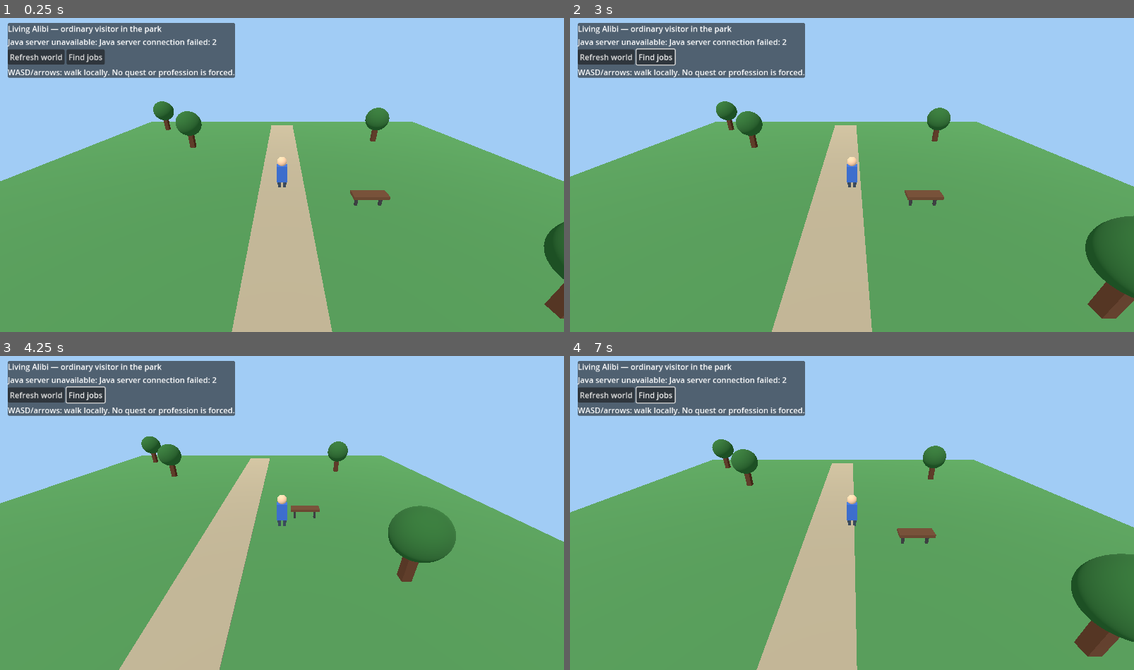
Above: before the commit, frames 1-4 (two rows, left to right).
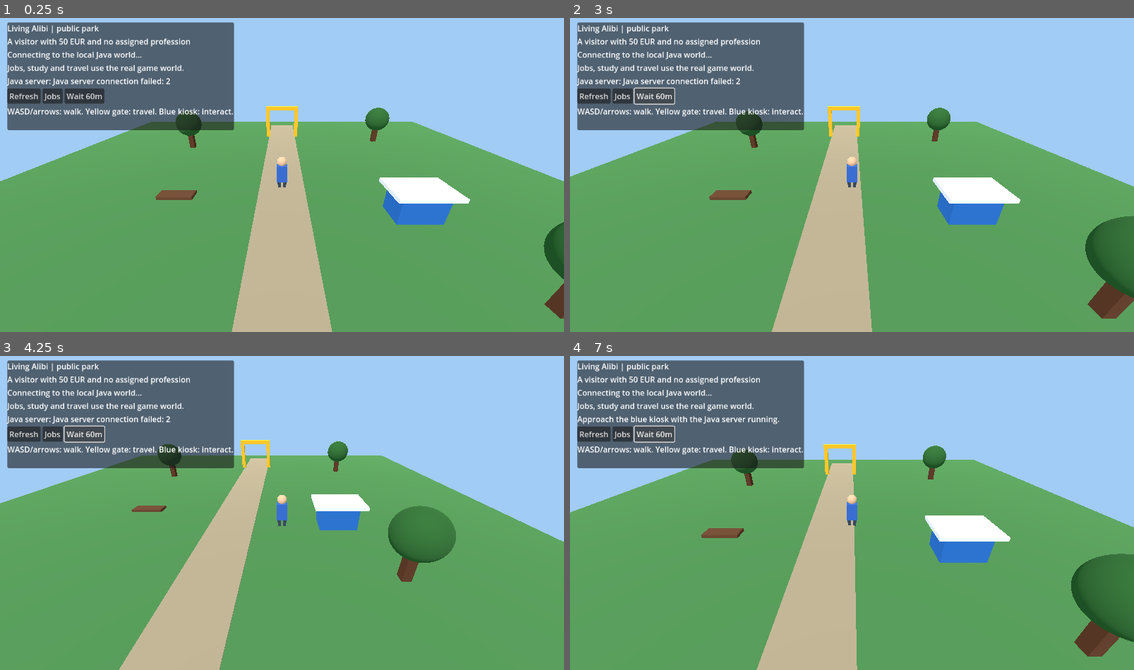
Above: after the commit, the same moments.

Repository: holovin777/living-alibi
Game: Godot game, scene res://scenes/park.tscn
Same seed, same stepped clock (60 frames per second), same inputs: the game is played once before the commit and once after it.
Inputs (mouse positions are in pixels of both pictures, inside the frame that each line leads up to):
- Up to frame 1 (0.25 s): no input
- Up to frame 2 (3 s): click "Refresh world" (after the commit: "Refresh") at 0.5 s; click "Find jobs" (after the commit: "Jobs") at 1.25 s; click (654, 96) at 2 s, where only the run after the commit has a clickable "Wait 60m"; tap Enter at 2.75 s; hold D from 2.78 s (still down); tap E at 2.85 s
- Up to frame 3 (4.25 s): tap F at 3.05, 3.6 s; release D at 3.53 s; hold S from 3.53 s (still down); tap E at 3.8 s
- Up to frame 4 (7 s): release S at 4.28 s; hold D 4.28-5.03 s; tap E at 4.35, 5.3, 5.85, 6.8 s; tap F at 4.55, 5.1, 6.05, 6.6 s; hold W 5.03-5.78 s; hold A from 5.78 s (still down)

The runs differ from the first frame. In frame 1, 12% of the frame differs, in the area x 1-84%, y 1-66%; in frame 2, 12%, in the area x 1-80%, y 1-66%; in frame 3, 11%; in frame 4, 12%.

Commit message:
feat(godot): build connected multi-scene town travel and career kiosks

Diff:
--- a/godot/scripts/ParkDemo.gd
+++ b/godot/scripts/ParkDemo.gd
@@ -1,25 +1,49 @@
 extends Node3D
-## A visible first scene: you are an ordinary person in the public park.
-## This renders the world; the Java simulation remains authoritative.
-## WASD moves the placeholder avatar ONLY within this park preview.
+## Living Alibi vertical slice: move around a local public scene; travel and
+## careers are validated by the real Java/Spring server, never by a fake client wallet.
+## WASD/arrow keys: walk. E: town travel gate. F: local interaction kiosk.
+
+const GATE_POSITION := Vector3(0.0, 0.0, -12.0)
+const KIOSK_POSITION := Vector3(7.0, 0.0, 3.0)
+const INTERACTION_RADIUS := 3.5
 
 var _avatar: Node3D
 var _camera: Camera3D
+var _scenery: Node3D
+var _ground_material: StandardMaterial3D
+var _environment: Environment
 var _api
+var _current_place := ""
+var _last_snapshot: Dictionary = {}
+var _connected := false
+var _locations: Array = []
+var _job_offers: Array = []
+
+var _heading: Label
 var _status: Label
 var _weather: Label
+var _needs: Label
+var _message: Label
+var _hint: Label
 var _jobs: Label
-var _grass: StandardMaterial3D
-var _environment: Environment
+var _travel_panel: PanelContainer
+var _travel_choices: GridContainer
+var _action_panel: PanelContainer
+var _action_title: Label
+var _action_choices: VBoxContainer
 
 func _ready() -> void:
-    _create_park()
+    _build_world()
     _create_interface()
     _api = preload("res://examples/WorldApi.gd").new()
     add_child(_api)
     _api.world_updated.connect(_on_world_updated)
+    _api.locations_updated.connect(_on_locations_updated)
     _api.job_offers_updated.connect(_on_job_offers_updated)
+    _api.action_feedback.connect(_on_action_feedback)
     _api.request_failed.connect(_on_request_failed)
+    _api.request_started.connect(_on_request_started)
+    _api.request_finished.connect(_on_request_finished)
     _api.refresh_world()
 
 func _process(delta: float) -> void:
@@ -36,170 +60,474 @@
         _avatar.position += direction.normalized() * delta * 4.5
         _avatar.position.x = clampf(_avatar.position.x, -17.0, 17.0)
         _avatar.position.z = clampf(_avatar.position.z, -17.0, 17.0)
-        _camera.position = _avatar.position + Vector3(0.0, 7.0, 12.0)
-        _camera.look_at(_avatar.position + Vector3(0.0, 1.0, 0.0))
-
-func _create_park() -> void:
+        _follow_player()
+
+    if not _near_gate():
+        _travel_panel.visible = false
+    if not _near_kiosk():
+        _action_panel.visible = false
+    if _near_gate():
+        _hint.text = "E: town travel gate — journeys consume real game time."
+    elif _near_kiosk():
+        _hint.text = "F: interact here — employment, study, or local resources."
+    else:
+        _hint.text = "WASD/arrows: walk. Yellow gate: travel. Blue kiosk: interact."
+
+func _unhandled_key_input(event: InputEvent) -> void:
+    if event is InputEventKey and event.pressed and not event.echo:
+        if event.keycode == KEY_E and _near_gate():
+            _toggle_travel()
+            get_viewport().set_input_as_handled()
+        elif event.keycode == KEY_F and _near_kiosk():
+            _toggle_actions()
+            get_viewport().set_input_as_handled()
+
+func _near_gate() -> bool:
+    return _avatar.position.distance_to(GATE_POSITION) < INTERACTION_RADIUS
+
+func _near_kiosk() -> bool:
+    return _avatar.position.distance_to(KIOSK_POSITION) < INTERACTION_RADIUS
+
+func _follow_player() -> void:
+    _camera.position = _avatar.position + Vector3(0.0, 7.0, 12.0)
+    _camera.look_at(_avatar.position + Vector3(0.0, 1.0, 0.0))
+
+func _build_world() -> void:
     _environment = Environment.new()
     _environment.background_mode = Environment.BG_COLOR
     _environment.background_color = Color(0.63, 0.80, 0.96)
     _environment.ambient_light_source = Environment.AMBIENT_SOURCE_COLOR
     _environment.ambient_light_color = Color(0.80, 0.86, 0.93)
-    var world_environment := WorldEnvironment.new()
-    world_environment.environment = _environment
-    add_child(world_environment)
+    var lighting := WorldEnvironment.new()
+    lighting.environment = _environment
+    add_child(lighting)
 
     var sun := DirectionalLight3D.new()
-    sun.rotation_degrees = Vector3(-55, -25, 0)
+    sun.rotation_degrees = Vector3(-55.0, -25.0, 0.0)
     sun.light_energy = 1.1
     add_child(sun)
-
-    _grass = StandardMaterial3D.new()
-    _grass.albedo_color = Color(0.27, 0.49, 0.26)
-    var ground := MeshInstance3D.new()
-    var terrain := BoxMesh.new()
-    terrain.size = Vector3(40.0, 0.3, 40.0)
-    ground.mesh = terrain
-    ground.material_override = _grass
-    ground.position.y = -0.2
-    add_child(ground)
-
-    _box(self, Vector3(3.0, 0.05, 35.0), Color(0.63, 0.57, 0.45),
-            Vector3(0.0, -0.015, 0.0))
-
-    for tree_pos in [
-        Vector2(-9.0, -8.0), Vector2(10.0, -10.0), Vector2(-12.0, 7.0),
-        Vector2(9.0, 8.0), Vector2(-15.0, -15.0), Vector2(15.0, 13.0)
-    ]:
-        _tree(Vector3(tree_pos.x, 0.0, tree_pos.y))
-
-    _box(self, Vector3(2.0, 0.18, 0.75), Color(0.37, 0.23, 0.14),
-            Vector3(5.0, 0.65, 2.0))
-    _box(self, Vector3(0.15, 0.7, 0.15), Color(0.20, 0.20, 0.20),
-            Vector3(4.3, 0.26, 2.0))
-    _box(self, Vector3(0.15, 0.7, 0.15), Color(0.20, 0.20, 0.20),
-            Vector3(5.7, 0.26, 2.0))
 
     _avatar = Node3D.new()
     _avatar.name = "OrdinaryVisitor"
     add_child(_avatar)
-    _avatar.position = Vector3.ZERO
-    _box(_avatar, Vector3(0.65, 1.15, 0.38), Color(0.20, 0.37, 0.68),
+    _box(_avatar, Vector3(0.65, 1.15, 0.38), Color(0.19, 0.37, 0.70),
             Vector3(0.0, 1.0, 0.0))
-    _sphere(_avatar, 0.30, Color(0.89, 0.70, 0.54),
+    _sphere(_avatar, 0.30, Color(0.88, 0.69, 0.53),
             Vector3(0.0, 1.85, 0.0))
-    _box(_avatar, Vector3(0.20, 0.65, 0.23), Color(0.19, 0.24, 0.29),
-            Vector3(-0.18, 0.33, 0.0))
-    _box(_avatar, Vector3(0.20, 0.65, 0.23), Color(0.19, 0.24, 0.29),
-            Vector3(0.18, 0.33, 0.0))
+    for x_offset in [-0.18, 0.18]:
+        _box(_avatar, Vector3(0.2, 0.65, 0.23), Color(0.19, 0.24, 0.29),
+                Vector3(x_offset, 0.33, 0.0))
 
     _camera = Camera3D.new()
     _camera.current = true
     add_child(_camera)
-    _camera.position = Vector3(0.0, 7.0, 12.0)
-    _camera.look_at(Vector3(0.0, 1.0, 0.0))
+    _follow_player()
+    _render_place("PARK")
+
+func _render_place(place_id: String) -> void:
+    if _scenery != null:
+        _scenery.queue_free()
+    _scenery = Node3D.new()
+    _scenery.name = "PublicScene_" + place_id
+    add_child(_scenery)
+
+    _ground_material = StandardMaterial3D.new()
+    _ground_material.albedo_color = Color(0.27, 0.49, 0.26)
+    var ground := BoxMesh.new()
+    ground.size = Vector3(40.0, 0.3, 40.0)
+    var floor := MeshInstance3D.new()
+    floor.mesh = ground
+    floor.material_override = _ground_material
+    floor.position.y = -0.2
+    _scenery.add_child(floor)
+
+    _box(_scenery, Vector3(3.0, 0.05, 35.0), Color(0.63, 0.57, 0.45),
+            Vector3(0.0, -0.015, 0.0))
+    _create_gate_and_kiosk()
+
+    match place_id:
+        "PARK":
+            for p in [
+                Vector2(-9.0, -8.0), Vector2(10.0, -10.0),
+                Vector2(-12.0, 7.0), Vector2(9.0, 8.0)
+            ]:
+                _tree(Vector3(p.x, 0.0, p.y))
+            _box(_scenery, Vector3(2.0, 0.18, 0.75), Color(0.37, 0.23, 0.14),
+                    Vector3(-6.0, 0.65, 2.0))
+        "MARKET":
+            _building("Market stalls", Color(0.68, 0.39, 0.22))
+            _box(_scenery, Vector3(6.0, 0.18, 3.0), Color(0.83, 0.20, 0.18),
+                    Vector3(-7.0, 2.35, 3.0))
+            _box(_scenery, Vector3(6.0, 0.18, 3.0), Color(0.90, 0.76, 0.31),
+                    Vector3(4.0, 2.35, 8.0))
+        "SCHOOL":
+            _building("Public school", Color(0.79, 0.68, 0.43))
+            _box(_scenery, Vector3(4.0, 1.3, 0.2), Color(0.14, 0.36, 0.38),
+                    Vector3(-7.0, 1.5, 5.0))
+        "LIBRARY":
+            _building("Public library", Color(0.59, 0.48, 0.33))
+            for offset in [-10.0, -7.0, -4.0]:
+                _box(_scenery, Vector3(0.55, 2.0, 2.0), Color(0.40, 0.28, 0.21),
+                        Vector3(offset, 1.1, 5.0))
+        "WORKSHOP":
+            _building("Mechanical workshop", Color(0.41, 0.51, 0.59))
+            _box(_scenery, Vector3(4.0, 1.2, 2.0), Color(0.27, 0.30, 0.32),
+                    Vector3(-8.0, 0.7, 7.0))
+        "OFFICE":
+            _building("Offices", Color(0.40, 0.55, 0.72))
+            for offset in [-10.0, -7.0, -4.0]:
+                _box(_scenery, Vector3(1.6, 1.8, 0.12), Color(0.61, 0.83, 0.94),
+                        Vector3(offset, 2.3, 4.9))
+        "RIVER":
+            _box(_scenery, Vector3(10.0, 0.11, 35.0), Color(0.12, 0.40, 0.67),
+                    Vector3(-11.0, 0.02, 0.0))
+            _tree(Vector3(12.0, 0.0, 7.0))
+        "WOODS":
+            for p in [
+                Vector2(-11.0, -9.0), Vector2(-10.0, 7.0),
+                Vector2(10.0, -10.0), Vector2(11.0, 9.0),
+                Vector2(-15.0, 14.0), Vector2(14.0, 14.0)
+            ]:
+                _tree(Vector3(p.x, 0.0, p.y))
+        _:
+            _building("Neighborhood", Color(0.57, 0.61, 0.57))
+            _tree(Vector3(11.0, 0.0, 7.0))
+
+    _apply_weather()
+
+func _building(_title: String, wall_color: Color) -> void:
+    _box(_scenery, Vector3(11.0, 4.5, 7.0), wall_color,
+            Vector3(-7.0, 2.25, 7.5))
+    _box(_scenery, Vector3(12.0, 0.7, 8.0), Color(0.27, 0.30, 0.33),
+            Vector3(-7.0, 4.85, 7.5))
+    _box(_scenery, Vector3(2.1, 3.0, 0.1), Color(0.20, 0.28, 0.32),
+            Vector3(-7.0, 1.5, 3.95))
+
+func _create_gate_and_kiosk() -> void:
+    # A yellow gate is a map transition — actual travel is authorized by Java.
+    _box(_scenery, Vector3(0.4, 3.1, 0.4), Color(0.94, 0.69, 0.12),
+            GATE_POSITION + Vector3(-1.6, 1.55, 0.0))
+    _box(_scenery, Vector3(0.4, 3.1, 0.4), Color(0.94, 0.69, 0.12),
+            GATE_POSITION + Vector3(1.6, 1.55, 0.0))
+    _box(_scenery, Vector3(3.6, 0.38, 0.45), Color(0.94, 0.69, 0.12),
+            GATE_POSITION + Vector3(0.0, 3.2, 0.0))
+    # Blue kiosk: only offers actions physically available in this district.
+    _box(_scenery, Vector3(2.4, 1.4, 1.6), Color(0.13, 0.39, 0.69),
+            KIOSK_POSITION + Vector3(0.0, 0.7, 0.0))
+    _box(_scenery, Vector3(3.2, 0.22, 2.2), Color(0.88, 0.89, 0.89),
+            KIOSK_POSITION + Vector3(0.0, 1.6, 0.0))
 
 func _tree(at: Vector3) -> void:
-    _box(self, Vector3(0.45, 1.8, 0.45), Color(0.33, 0.19, 0.11),
+    _box(_scenery, Vector3(0.45, 1.8, 0.45), Color(0.33, 0.19, 0.11),
             at + Vector3(0.0, 0.9, 0.0))
-    _sphere(self, 1.15, Color(0.16, 0.37, 0.16),
+    _sphere(_scenery, 1.15, Color(0.16, 0.37, 0.16),
             at + Vector3(0.0, 2.4, 0.0))
 
 func _box(parent: Node3D, size: Vector3, color: Color,
         where: Vector3) -> void:
     var mesh := BoxMesh.new()
     mesh.size = size
-    var body := MeshInstance3D.new()
-    body.mesh = mesh
-    var material := StandardMaterial3D.new()
-    material.albedo_color = color
-    body.material_override = material
-    body.position = where
-    parent.add_child(body)
+    var node := MeshInstance3D.new()
+    node.mesh = mesh
+    var mat := StandardMaterial3D.new()
+    mat.albedo_color = color
+    node.material_override = mat
+    node.position = where
+    parent.add_child(node)
 
 func _sphere(parent: Node3D, radius: float, color: Color,
         where: Vector3) -> void:
     var mesh := SphereMesh.new()
     mesh.radius = radius
     mesh.height = radius * 2.0
-    var body := MeshInstance3D.new()
-    body.mesh = mesh
-    var material := StandardMaterial3D.new()
-    material.albedo_color = color
-    body.material_override = material
-    body.position = where
-    parent.add_child(body)
+    var node := MeshInstance3D.new()
+    node.mesh = mesh
+    var mat := StandardMaterial3D.new()
+    mat.albedo_color = color
+    node.material_override = mat
+    node.position = where
+    parent.add_child(node)
 
 func _create_interface() -> void:
     var canvas := CanvasLayer.new()
     add_child(canvas)
+
     var panel := PanelContainer.new()
-    panel.position = Vector2(16.0, 16.0)
-    panel.custom_minimum_size = Vector2(410.0, 0.0)
+    panel.position = Vector2(15.0, 15.0)
+    panel.custom_minimum_size = Vector2(435.0, 0.0)
     canvas.add_child(panel)
-
     var column := VBoxContainer.new()
     panel.add_child(column)
+
+    _heading = Label.new()
+    _heading.text = "Living Alibi | public park"
+    column.add_child(_heading)
     _status = Label.new()
-    _status.text = "Living Alibi — ordinary visitor in the park"
+    _status.text = "A visitor with 50 EUR and no assigned profession"
     column.add_child(_status)
     _weather = Label.new()
     _weather.text = "Connecting to the local Java world..."
     column.add_child(_weather)
-
-    var actions := HBoxContainer.new()
-    column.add_child(actions)
-    var refresh_button := Button.new()
-    refresh_button.text = "Refresh world"
-    refresh_button.pressed.connect(_refresh)
-    actions.add_child(refresh_button)
-    var vacancies_button := Button.new()
-    vacancies_button.text = "Find jobs"
-    vacancies_button.pressed.connect(_find_jobs)
-    actions.add_child(vacancies_button)
-
+    _needs = Label.new()
+    _needs.text = "Jobs, study and travel use the real game world."
+    column.add_child(_needs)
+    _message = Label.new()
+    _message.text = "No forced mission. Find your own direction."
+    _message.autowrap_mode = TextServer.AUTOWRAP_WORD_SMART
+    _message.custom_minimum_size = Vector2(420.0, 0.0)
+    column.add_child(_message)
+
+    var buttons := HBoxContainer.new()
+    column.add_child(buttons)
+    buttons.add_child(_button("Refresh", _refresh))
+    buttons.add_child(_button("Jobs", _find_jobs))
+    buttons.add_child(_button("Wait 60m", _wait_one_hour))
+    _hint = Label.new()
+    _hint.text = "WASD/arrow keys to walk; E at gate; F at kiosk."
+    column.add_child(_hint)
     _jobs = Label.new()
-    _jobs.text = "WASD/arrows: walk locally. No quest or profession is forced."
+    _jobs.autowrap_mode = TextServer.AUTOWRAP_WORD_SMART
+    _jobs.text = ""
     column.add_child(_jobs)
 
+    _travel_panel = PanelContainer.new()
+    _travel_panel.position = Vector2(480.0, 15.0)
+    _travel_panel.custom_minimum_size = Vector2(460.0, 0.0)
+    _travel_panel.visible = false
+    canvas.add_child(_travel_panel)
+    var travel_col := VBoxContainer.new()
+    _travel_panel.add_child(travel_col)
+    var travel_label := Label.new()
+    travel_label.text = "Choose a destination (Java decides travel time):"
+    travel_col.add_child(travel_label)
+    _travel_choices = GridContainer.new()
+    _travel_choices.columns = 2
+    travel_col.add_child(_travel_choices)
+
+    _action_panel = PanelContainer.new()
+    _action_panel.position = Vector2(480.0, 15.0)
+    _action_panel.custom_minimum_size = Vector2(430.0, 0.0)
+    _action_panel.visible = false
+    canvas.add_child(_action_panel)
+    _action_choices = VBoxContainer.new()
+    _action_panel.add_child(_action_choices)
+    _action_title = Label.new()
+    _action_choices.add_child(_action_title)
+
+func _button(caption: String, callback: Callable) -> Button:
+    var button := Button.new()
+    button.text = caption
+    button.pressed.connect(callback)
+    button.add_to_group("world_api_buttons")
+    return button
+
+func _replace_choices(parent: Control, keep_header: bool = false) -> void:
+    var children := parent.get_children()
+    for i in range(children.size()):
+        if keep_header and i == 0:
+            continue
+        parent.remove_child(children[i])
+        children[i].queue_free()
+
+func _toggle_travel() -> void:
+    if not _near_gate() or not _connected:
+        _message.text = "Approach the yellow gate with the Java server running."
+        return
+    _action_panel.visible = false
+    _travel_panel.visible = not _travel_panel.visible
+    if _travel_panel.visible:
+        _render_destinations()
+        if not _api.is_busy():
+            _api.list_locations()
+
+func _render_destinations() -> void:
+    _replace_choices(_travel_choices)
+    for place in _locations:
+        var id := str(place.get("id", ""))
+        var minutes := int(place.get("travelMinutes", 0))
+        var caption := "%s (%sm)" % [str(place.get("label", id)), str(minutes)]
+        var choice := _button(caption, _travel_to.bind(id))
+        choice.disabled = id == _current_place or _api.is_busy()
+        _travel_choices.add_child(choice)
+
+func _travel_to(destination: String) -> void:
+    if not _near_gate() or _api.is_busy() or not _connected:
+        return
+    _travel_panel.visible = false
+    _api.go_to(destination)
+
+func _toggle_actions() -> void:
+    if not _near_kiosk() or not _connected:
+        _message.text = "Approach the blue kiosk with the Java server running."
+        return
+    _travel_panel.visible = false
+    _action_panel.visible = not _action_panel.visible
+    if _action_panel.visible:
+        _render_actions()
+
+func _render_actions() -> void:
+    _replace_choices(_action_choices, true)
+    _action_title.text = "Local actions — " + _current_place.capitalize()
+    var player: Dictionary = _last_snapshot.get("player", {})
+    var employed := str(player.get("jobId", ""))
+    match _current_place:
+        "MARKET":
+            _action_choices.add_child(_button("Apply: market assistant",
+                    _apply_job.bind("shop-assistant")))
+        "WORKSHOP":
+            _action_choices.add_child(_button("Apply: technician",
+                    _apply_job.bind("technician")))
+        "OFFICE":
+            _action_choices.add_child(_button("Apply: engineer",
+                    _apply_job.bind("engineer")))
+            _action_choices.add_child(_button("Apply: investigator",
+                    _apply_job.bind("investigator")))
+        "SCHOOL":
+            _action_choices.add_child(_button("Study engineering · 10 EUR",
+                    _study.bind("engineering")))
+        "LIBRARY":
+            _action_choices.add_child(_button("Study investigation · 10 EUR",
+                    _study.bind("investigation")))
+        "RIVER":
+            _action_choices.add_child(_button("Drink river water (unsafe)",
+                    _drink.bind("river-water")))
+        "WOODS":
+            _action_choices.add_child(_button("Gather wild berries", _gather))
+        "PARK":
+            _action_choices.add_child(_button("Drink puddle water (unsafe)",
+                    _drink.bind("puddle-water")))
+        _:
+            var no_actions := Label.new()
+            no_actions.text = "No career actions here yet."
+            _action_choices.add_child(no_actions)
+
+    var work_site := ""
+    match employed:
+        "shop-assistant":
+            work_site = "MARKET"
+        "technician":
+            work_site = "WORKSHOP"
+        "engineer", "investigator":
+            work_site = "OFFICE"
+    if work_site == _current_place:
+        _action_choices.add_child(_button("Work a paid 2-hour shift", _work))
+
+func _apply_job(job_id: String) -> void:
+    if _near_kiosk() and not _api.is_busy():
+        _action_panel.visible = false
+        _api.apply_for_job(job_id)
+
+func _study(subject: String) -> void:
+    if _near_kiosk() and not _api.is_busy():
+        _action_panel.visible = false
+        _api.study_subject(subject)
+
+func _work() -> void:
+    if _near_kiosk() and not _api.is_busy():
+        _action_panel.visible = false
+        _api.work_shift()
+
+func _drink(source_id: String) -> void:
+    if _near_kiosk() and not _api.is_busy():
+        _action_panel.visible = false
+        _api.drink_from(source_id)
+
+func _gather() -> void:
+    if _near_kiosk() and not _api.is_busy():
+        _action_panel.visible = false
+        _api.forage("wild-berries")
+
 func _refresh() -> void:
-    _api.refresh_world()
+    if not _api.is_busy():
+        _api.refresh_world()
 
 func _find_jobs() -> void:
-    _api.list_jobs()
+    if not _api.is_busy():
+        _api.list_jobs()
+
+func _wait_one_hour() -> void:
+    if not _api.is_busy():
+        _api.wait_for(60)
 
 func _on_world_updated(snapshot: Dictionary) -> void:
+    _connected = true
+    _last_snapshot = snapshot
     var player: Dictionary = snapshot.get("player", {})
-    var weather: Dictionary = snapshot.get("weather", {})
-    var profession = player.get("jobId")
-    var label := "unemployed" if profession == null else str(profession)
-    _status.text = "Visitor #%s | %s | %s EUR | %s" % [
-        str(player.get("incarnation", 1)), str(player.get("place", "Park")),
-        str(player.get("money", 50)), label
+    var new_place := str(player.get("placeId", "PARK"))
+    if new_place != _current_place:
+        _current_place = new_place
+        _render_place(new_place)
+        _avatar.position = Vector3.ZERO
+        _follow_player()
+        _action_panel.visible = false
+        _travel_panel.visible = false
+
+    var job = player.get("jobId")
+    var profession := "unemployed" if job == null else str(job)
+    _heading.text = "Living Alibi | " + str(player.get("place", "Park"))
+    _status.text = "Visitor #%s | %s EUR | %s" % [
+        str(player.get("incarnation", 1)), str(player.get("money", 50)), profession
     ]
-    _weather.text = "Day %s · %s · %s · %s °C" % [
-        str(snapshot.get("day", 1)), str(snapshot.get("season", "SPRING")),
-        str(weather.get("sky", "CLEAR")), str(weather.get("temperatureC", 0))
+    var climate: Dictionary = snapshot.get("weather", {})
+    _weather.text = "Day %s  %s:%02d | %s | %s  %s °C" % [
+        str(snapshot.get("day", 1)), int(snapshot.get("minute", 450))/60,
+        int(snapshot.get("minute", 450))%60, str(snapshot.get("season", "SPRING")),
+        str(climate.get("sky", "CLEAR")), str(climate.get("temperatureC", 0))
     ]
-    if weather.get("snowing", false):
-        _grass.albedo_color = Color(0.82, 0.86, 0.88)
-        _environment.background_color = Color(0.72, 0.75, 0.80)
-    elif weather.get("raining", false):
-        _grass.albedo_color = Color(0.23, 0.38, 0.24)
-        _environment.background_color = Color(0.43, 0.49, 0.55)
+    _needs.text = "Hunger %s  Thirst %s  Fatigue %s  Health %s  Eng %s  Inv %s" % [
+        str(player.get("hunger", 0)), str(player.get("thirst", 0)),
+        str(player.get("fatigue", 0)), str(player.get("health", 100)),
+        str(player.get("engineeringSkill", 0)), str(player.get("investigationSkill", 0))
+    ]
+    _apply_weather()
+    _render_actions()
+    if _api != null and not _api.is_busy():
+        _api.list_locations()
+
+func _apply_weather() -> void:
+    if _ground_material == null:
+        return
+    var climate: Dictionary = _last_snapshot.get("weather", {})
+    if climate.get("snowing", false):
+        _ground_material.albedo_color = Color(0.80, 0.86, 0.88)
+        _environment.background_color = Color(0.72, 0.76, 0.83)
+    elif climate.get("raining", false):
+        _ground_material.albedo_color = Color(0.22, 0.37, 0.23)
+        _environment.background_color = Color(0.44, 0.50, 0.57)
     else:
-        _grass.albedo_color = Color(0.27, 0.49, 0.26)
+        _ground_material.albedo_color = Color(0.27, 0.49, 0.26)
         _environment.background_color = Color(0.63, 0.80, 0.96)
 
-func _on_job_offers_updated(offers: Array) -> void:
-    var lines := PackedStringArray(["Job board (apply at the actual workplace):"])
-    for offer in offers:
-        lines.append("%s — %s EUR/shift, skill %s %s" % [
+func _on_locations_updated(locations: Array) -> void:
+    _locations = locations
+    if _travel_panel.visible:
+        _render_destinations()
+
+func _on_job_offers_updated(jobs: Array) -> void:
+    _job_offers = jobs
+    var lines := PackedStringArray(["Available careers (travel to workplace to apply):"])
+    for offer in jobs:
+        lines.append("%s | %s EUR/shift | %s level %s" % [
             str(offer.get("title", "?")), str(offer.get("wage", 0)),
-            str(offer.get("subject", "none")),
-            str(offer.get("requiredSkill", 0))
+            str(offer.get("subject", "none")), str(offer.get("requiredSkill", 0))
         ])
     _jobs.text = "\n".join(lines)
 
+func _on_action_feedback(message: String) -> void:
+    _message.text = message
+
+func _on_request_started(_route: String) -> void:
+    _set_request_busy(true)
+
+func _on_request_finished(_route: String) -> void:
+    _set_request_busy(false)
+
+func _set_request_busy(busy: bool) -> void:
+    for node in get_tree().get_nodes_in_group("world_api_buttons"):
+        if node is Button:
+            var same_place := node.has_meta("destination") and (
+                    str(node.get_meta("destination")) == _current_place)
+            node.disabled = busy or same_place
+
 func _on_request_failed(message: String) -> void:
-    _weather.text = "Java server unavailable: " + message
+    _message.text = "Java server: " + message
